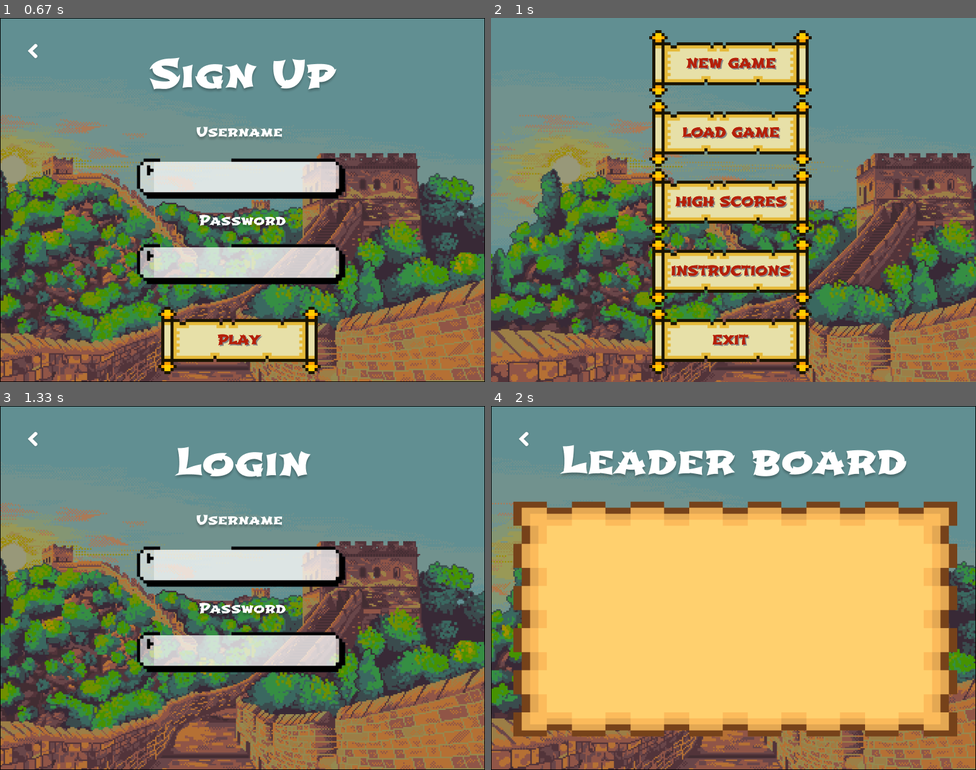
Above: before the commit, frames 1-4 (two rows, left to right).
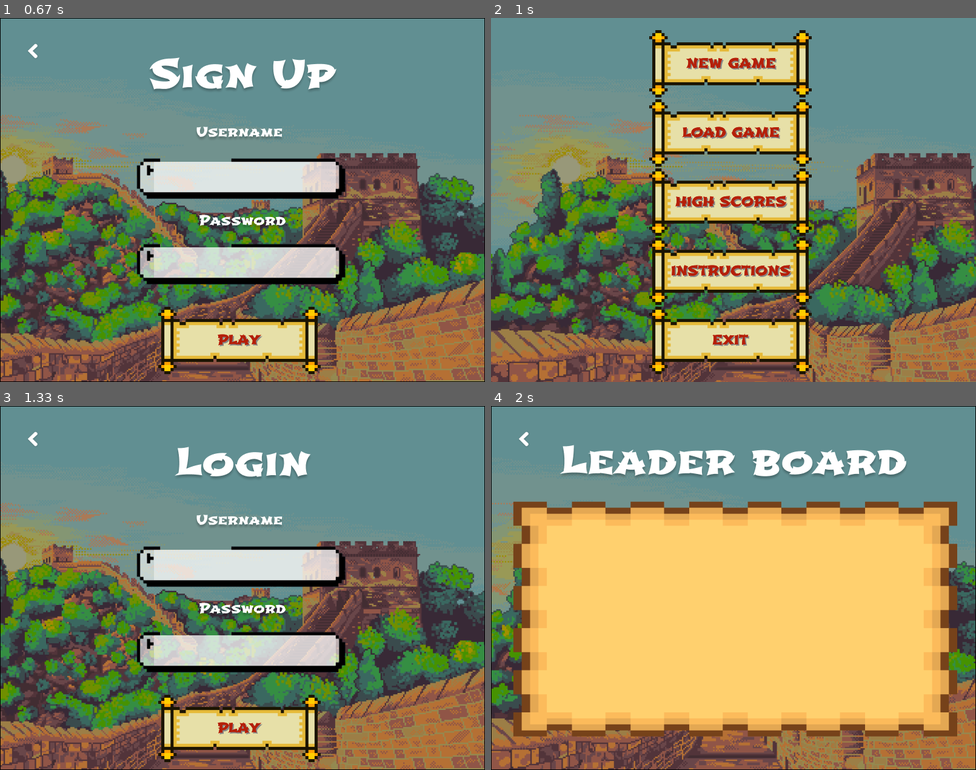
Above: after the commit, the same moments.

Repository: jocelyn-chang/digit-dynasty
Game: pygame game, started from mainMenu.py
The game is run twice, just before and just after one commit, with the same random seed, the same clock (stepped at 60 frames per second) and the same inputs.
Inputs (mouse positions are in pixels of both pictures, inside the frame that each line leads up to):
- Up to frame 1 (0.67 s): click "NEW GAME" at 0.38 s
- Up to frame 2 (1 s): click (524, 50) at 0.72 s
- Up to frame 3 (1.33 s): click "LOAD GAME" at 1.05 s
- Up to frame 4 (2 s): click (607, 453) at 1.55 s; click "HIGH SCORES" at 1.88 s

Frames 1-2 are identical in both runs. In frame 3, 4.1% of the frame differs, in the area x 32-67%, y 79-98%; in frame 4, nothing differs.

Commit message:
main menu

Diff:
--- a/mainMenu.py
+++ b/mainMenu.py
@@ -17,8 +17,11 @@
 BACK = pygame.image.load("images/back_button.png")
 RESIZED_BACK = pygame.image.load("images/resized_back.png")
 
-def get_font(size):
-    return pygame.font.Font("fonts/Shojumaru-Regular.ttf", size)
+def get_font(font, size):
+    if font == "Sawarabi":
+        return pygame.font.Font("fonts/SawarabiMincho-Regular.ttf", size)
+    elif font == "Shojumaru":
+        return pygame.font.Font("fonts/Shojumaru-Regular.ttf", size)
 
 # Create a function to create the input boxes
 def input_box(screen, input_rect, text, font, active = False, is_password = False):
@@ -43,7 +46,7 @@
     password = ''
     username_active = False
     password_active = False
-    input_font = get_font(35)
+    input_font = get_font("Sawarabi",35)
 
     username_rect = pygame.Rect(254, 237, 300, 50)
     password_rect = pygame.Rect(254, 378, 300, 50)
@@ -54,7 +57,7 @@
 
         SCREEN.blit(SIGNUP, (0, 0))
 
-        START_BACK = Button(image = "images/back_button.png", pos = (70, 55), text_input = "", font = get_font(15), base_colour = "White", hovering_colour = "#b51f09")
+        START_BACK = Button(image = "images/back_button.png", pos = (70, 55), text_input = "", font = get_font("Shojumaru",22), base_colour = "White", hovering_colour = "#b51f09")
         if (40<MOUSE_X<75 and 40<MOUSE_Y<70):
             SCREEN.blit(RESIZED_BACK, (-90,-96))
 
@@ -63,7 +66,7 @@
         input_box(SCREEN, username_rect, username, input_font, active = username_active)
         input_box(SCREEN, password_rect, password, input_font, active = password_active, is_password = True)
 
-        PLAY_BUTTON = Button(image = pygame.image.load("images/scroll_button.png"), pos = (395, 531), text_input = "PLAY", font = get_font(22), base_colour = "#b51f09", hovering_colour = "White")
+        PLAY_BUTTON = Button(image = pygame.image.load("images/scroll_button.png"), pos = (395, 531), text_input = "PLAY", font = get_font("Shojumaru",22), base_colour = "#b51f09", hovering_colour = "White")
 
         for event in pygame.event.get():
             if event.type == pygame.QUIT:
@@ -102,7 +105,7 @@
     password = ''
     username_active = False
     password_active = False
-    input_font = get_font(35)
+    input_font = get_font("Sawarabi",35)
 
     username_rect = pygame.Rect(254, 237, 300, 50)
     password_rect = pygame.Rect(254, 378, 300, 50)
@@ -113,11 +116,13 @@
 
         SCREEN.blit(LOGIN, (0, 0))
 
-        LOAD_BACK = Button(image = "images/back_button.png", pos = (70, 55), text_input = "", font = get_font(15), base_colour = "White", hovering_colour = "#b51f09")
+        LOAD_BACK = Button(image = "images/back_button.png", pos = (70, 55), text_input = "", font = get_font("Shojumaru",22), base_colour = "White", hovering_colour = "#b51f09")
         if (40<MOUSE_X<75 and 40<MOUSE_Y<70):
             SCREEN.blit(RESIZED_BACK, (-90,-96))
 
         LOAD_BACK.update(SCREEN)
+
+        PLAY_BUTTON = Button(image = pygame.image.load("images/scroll_button.png"), pos = (395, 531), text_input = "PLAY", font = get_font("Shojumaru",22), base_colour = "#b51f09", hovering_colour = "White")
 
         for event in pygame.event.get():
             if event.type == pygame.QUIT:
@@ -150,6 +155,7 @@
         input_box(SCREEN, username_rect, username, input_font, active = username_active)
         input_box(SCREEN, password_rect, password, input_font, active = password_active, is_password = True)
 
+        PLAY_BUTTON.update(SCREEN)
         pygame.display.flip()
 
 # Go to the high score table
@@ -160,7 +166,7 @@
 
         SCREEN.blit(HIGH_SCORE, (0, 0))
 
-        SCORE_BACK = Button(image = "images/back_button.png", pos = (70, 55), text_input = "", font = get_font(15), base_colour = "White", hovering_colour = "#b51f09")
+        SCORE_BACK = Button(image = "images/back_button.png", pos = (70, 55), text_input = "", font = get_font("Shojumaru",15), base_colour = "White", hovering_colour = "#b51f09")
         if (40<MOUSE_X<75 and 40<MOUSE_Y<70):
             SCREEN.blit(RESIZED_BACK, (-90,-96))
 
@@ -185,7 +191,7 @@
 
         SCREEN.blit(INSTRUCTIONS, (0, 0))
 
-        INSTRUCTIONS_BACK = Button(image = "images/back_button.png", pos = (70, 55), text_input = "", font = get_font(15), base_colour = "White", hovering_colour = "#b51f09")
+        INSTRUCTIONS_BACK = Button(image = "images/back_button.png", pos = (70, 55), text_input = "", font = get_font("Shojumaru",15), base_colour = "White", hovering_colour = "#b51f09")
         if (40<MOUSE_X<75 and 40<MOUSE_Y<70):
             SCREEN.blit(RESIZED_BACK, (-90,-96))
 
@@ -209,11 +215,11 @@
 
         MENU_MOUSE_POS = pygame.mouse.get_pos()
 
-        START_BUTTON = Button(image = pygame.image.load("images/scroll_button.png"), pos = (395, 75), text_input = "NEW GAME", font = get_font(22), base_colour = "#b51f09", hovering_colour = "White")
-        LOAD_BUTTON = Button(image = pygame.image.load("images/scroll_button.png"), pos = (395, 189), text_input = "LOAD GAME", font = get_font(22), base_colour = "#b51f09", hovering_colour = "White")
-        HIGH_SCORE_BUTTON = Button(image = pygame.image.load("images/scroll_button.png"), pos = (395, 303), text_input = "HIGH SCORES", font = get_font(22), base_colour = "#b51f09", hovering_colour = "White")
-        INSTRUCTIONS_BUTTON = Button(image = pygame.image.load("images/scroll_button.png"), pos = (395, 417), text_input = "INSTRUCTIONS", font = get_font(22), base_colour = "#b51f09", hovering_colour = "White")
-        EXIT_BUTTON = Button(image = pygame.image.load("images/scroll_button.png"), pos = (395, 531), text_input = "EXIT", font = get_font(22), base_colour = "#b51f09", hovering_colour = "White")
+        START_BUTTON = Button(image = pygame.image.load("images/scroll_button.png"), pos = (395, 75), text_input = "NEW GAME", font = get_font("Shojumaru",22), base_colour = "#b51f09", hovering_colour = "White")
+        LOAD_BUTTON = Button(image = pygame.image.load("images/scroll_button.png"), pos = (395, 189), text_input = "LOAD GAME", font = get_font("Shojumaru",22), base_colour = "#b51f09", hovering_colour = "White")
+        HIGH_SCORE_BUTTON = Button(image = pygame.image.load("images/scroll_button.png"), pos = (395, 303), text_input = "HIGH SCORES", font = get_font("Shojumaru",22), base_colour = "#b51f09", hovering_colour = "White")
+        INSTRUCTIONS_BUTTON = Button(image = pygame.image.load("images/scroll_button.png"), pos = (395, 417), text_input = "INSTRUCTIONS", font = get_font("Shojumaru",22), base_colour = "#b51f09", hovering_colour = "White")
+        EXIT_BUTTON = Button(image = pygame.image.load("images/scroll_button.png"), pos = (395, 531), text_input = "EXIT", font = get_font("Shojumaru",22), base_colour = "#b51f09", hovering_colour = "White")
 
         for button in [START_BUTTON, LOAD_BUTTON, HIGH_SCORE_BUTTON, INSTRUCTIONS_BUTTON, EXIT_BUTTON]:
             button.changeColour(MENU_MOUSE_POS)
--- a/runningArmy.py
+++ b/runningArmy.py
@@ -116,7 +116,7 @@
 
         for button in [START_BUTTON, INSTRUCTION_BUTTON]:
             button.changeColour(MOUSE_POS)
-            button.update(screen)
+            button.update(SCREEN)
 
         for event in pygame.event.get():
             if event.type == pygame.QUIT:
